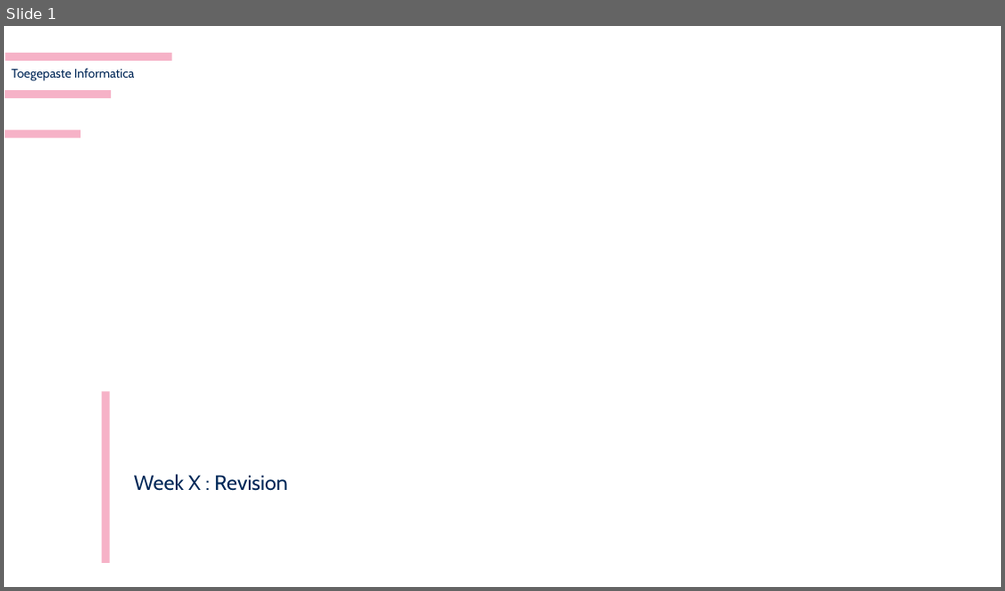
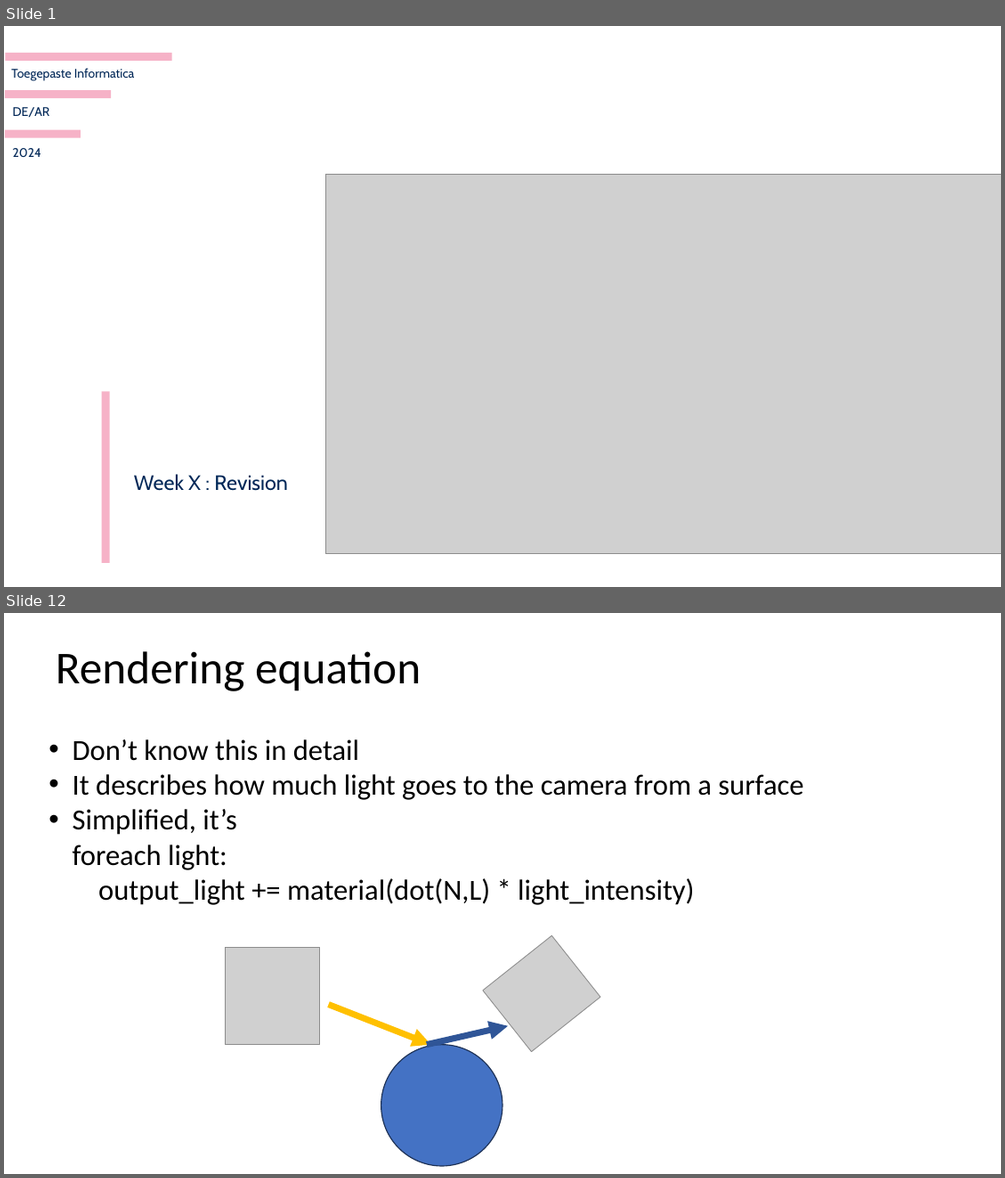
Before and after one commit to harveypekar/3dgraphics, a slide deck: course/3d_revision.pptx. Shown one above the other, each under a label of ours: slide 1 before the commit, slides 1 and 12 after it; the slides between them are not shown. The pictures are 1005x591 and 1005x1178 pixels, drawn with LibreOffice and Linux fonts; fonts in the diff are those of the drawing; grey boxes stand for pictures; background and template pictures are left out. Boxes give left, top, right and bottom in pixels: in the first picture for what was removed or moved away, otherwise in the second. Text is boxed around its words. In the diff, an @@ line names an element or a change of style, - is before the commit and + after.

```diff
--- a/course/3d_revision.pptx
+++ b/course/3d_revision.pptx
@@ slide 12 added at bbox=[4, 613, 1001, 1174], background #FFFFFF @@
@@ title added at bbox=[56, 651, 421, 691], 44 pt, text #000000 @@
+Rendering equation
@@ text added at bbox=[73, 739, 803, 905], 28 pt, text #000000 @@
+• Don’t know this in detail
+• It describes how much light goes to the camera from a surface
+• Simplified, it’s
+  foreach light:
+  output_light += material(dot(N,L) * light_intensity)
@@ picture added at bbox=[226, 948, 320, 1045] @@
@@ picture added at bbox=[483, 936, 600, 1052] @@
@@ arrow added from (329, 1004) to (431, 1045), #FFC000 6 pt @@
@@ arrow added from (427, 1045) to (508, 1026), #2F5597 6 pt @@
@@ ellipse added at bbox=[380, 1045, 502, 1166], fill #4472C4, outline #1E3256 1 pt @@
@@ slide 1 changed as well @@
@@ text added at bbox=[13, 107, 50, 118], 12 pt, text #002757 @@
+DE/AR
@@ text added at bbox=[13, 148, 41, 157], 12 pt, text #002757 @@
+2024
@@ picture added at bbox=[325, 174, 1001, 554] @@
```
Also in this commit, not shown: 19 other slides added, 20 slides removed.
